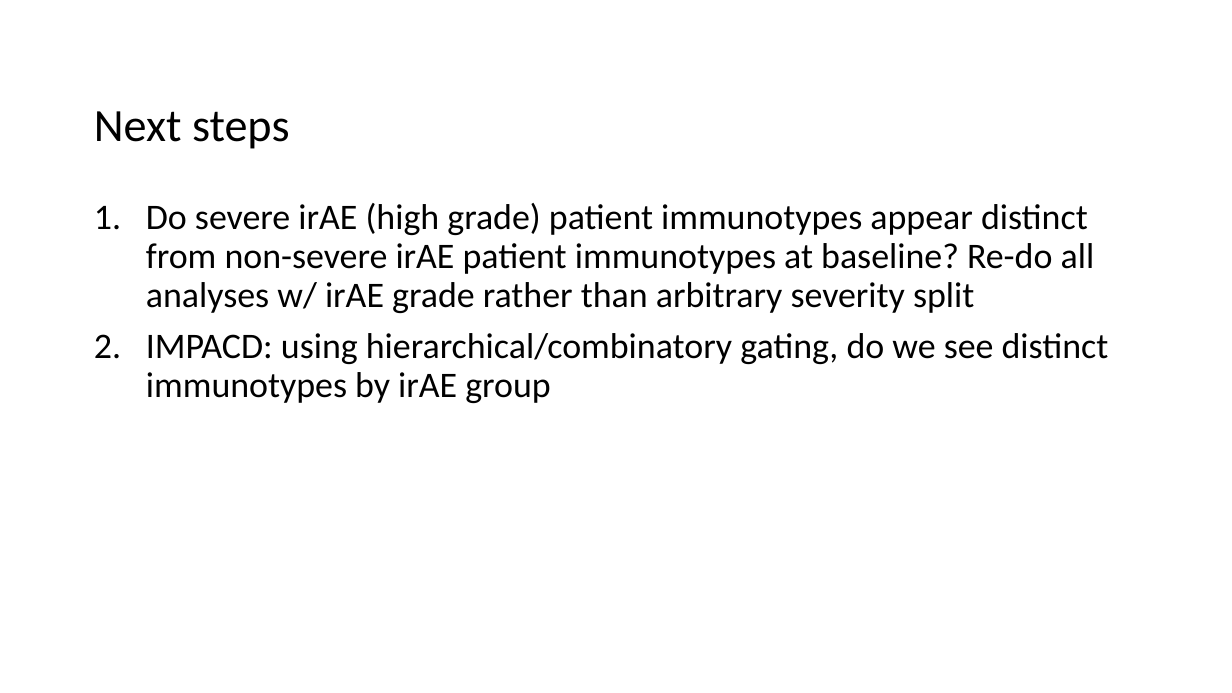
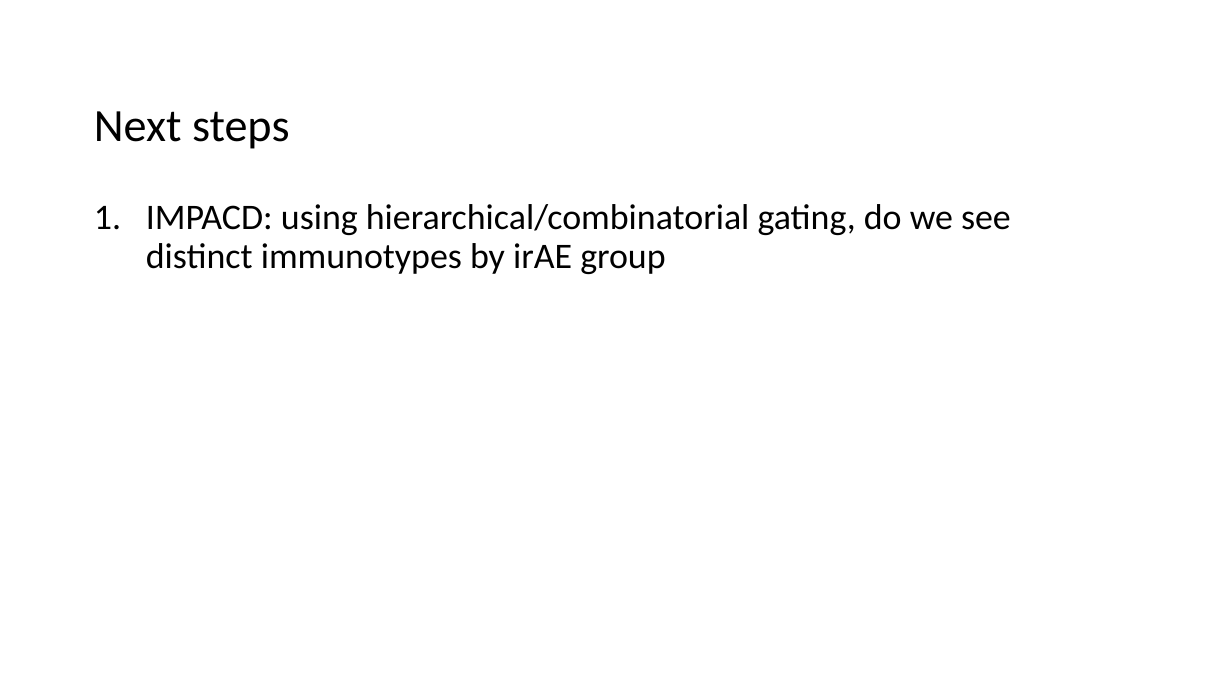
Before and after one commit to tybottorff/bottorffdocs, a slide deck: slide 10 of presentations/NCI_talks/2024_10_23.pptx. Drawn at 1232x693 pixels with LibreOffice and Linux fonts; fonts in the diff are those of the drawing. Boxes give left, top, right and bottom in pixels: in the first picture for what was removed or moved away, otherwise in the second. Text is boxed around its words. In the diff, an @@ line names an element or a change of style, - is before the commit and + after.

```diff
--- a/presentations/NCI_talks/2024_10_23.pptx
+++ b/presentations/NCI_talks/2024_10_23.pptx
@@ text at (146, 204, 1011, 274): text changed @@
-1. Do severe irAE (high grade) patient immunotypes appear distinct from non-severe irAE patient immunotypes at baseline? Re-do all analyses w/ irAE grade rather than arbitrary severity split
-2. IMPACD: using hierarchical/combinatory gating, do we see distinct immunotypes by irAE group
+1. IMPACD: using hierarchical/combinatorial gating, do we see distinct immunotypes by irAE group
```
Also in this commit, not shown: 7 other slides changed.
